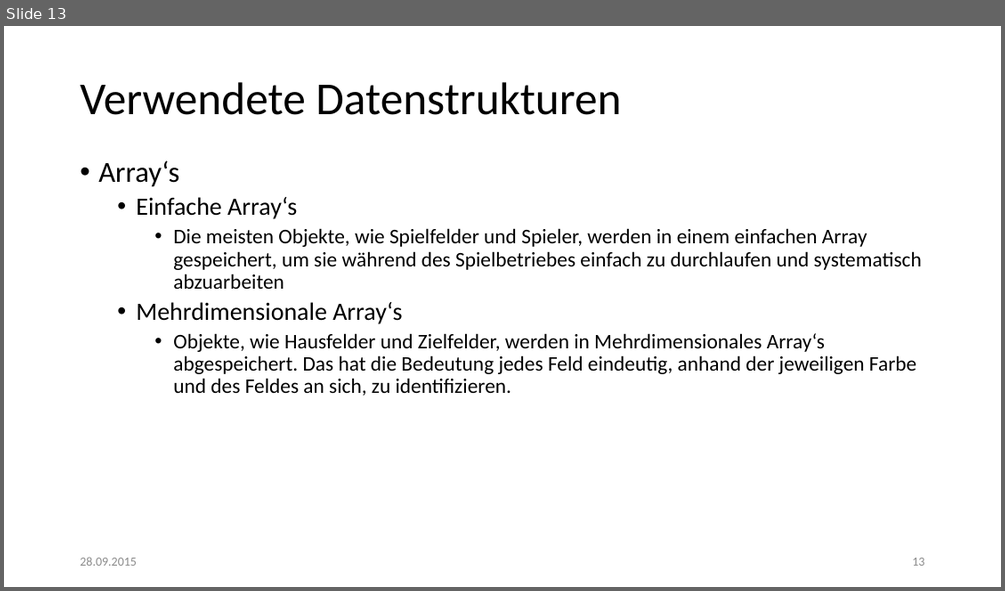
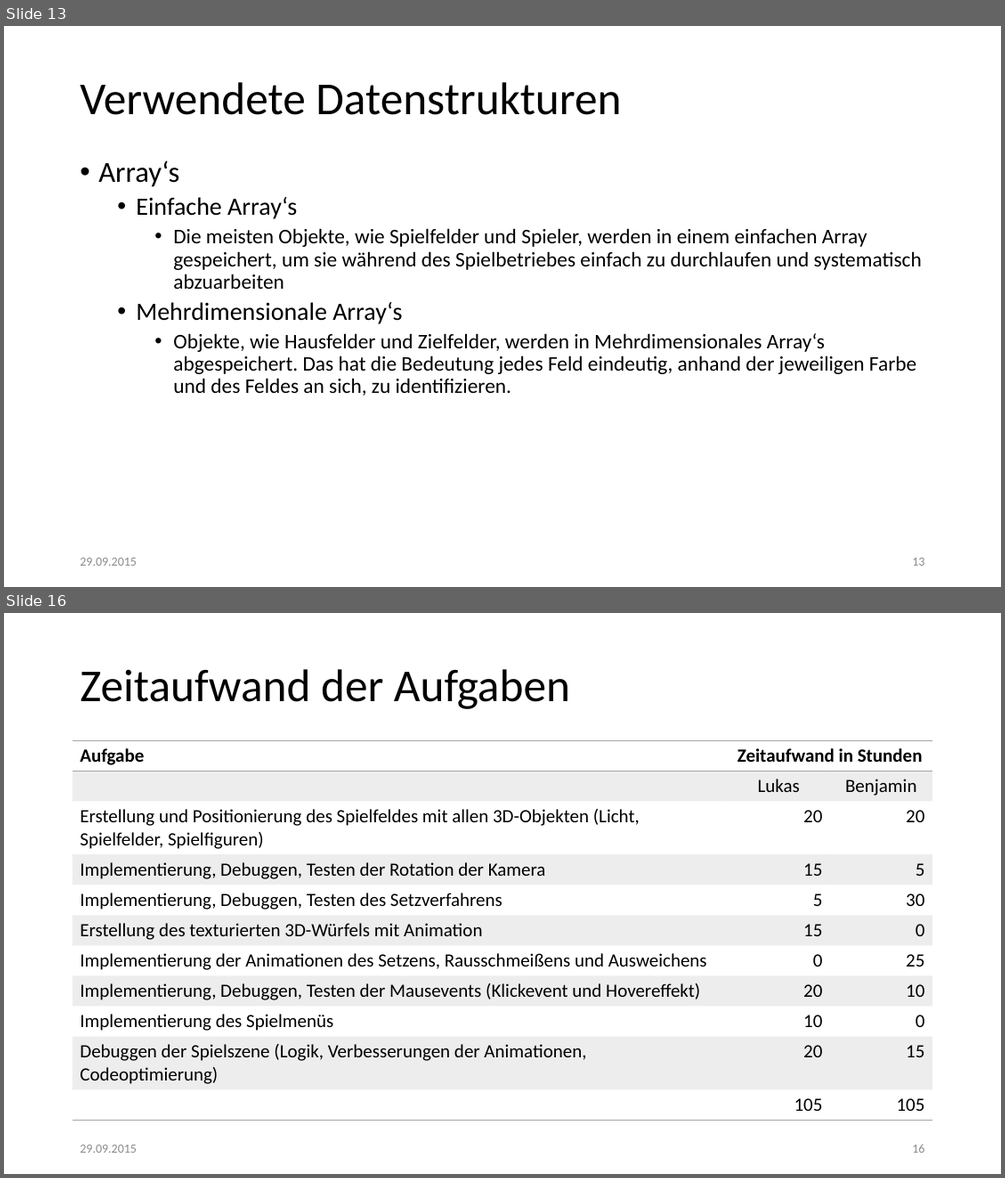
Before and after one commit to lukasleitsch/mensch-aergere-dich-nicht, a slide deck: Finale Präsentation.pptx. Shown one above the other, each under a label of ours: slide 13 before the commit, slides 13 and 16 after it; the slides between them are not shown. The pictures are 1005x591 and 1005x1178 pixels, drawn with LibreOffice and Linux fonts; fonts in the diff are those of the drawing. Boxes give left, top, right and bottom in pixels: in the first picture for what was removed or moved away, otherwise in the second. Text is boxed around its words. In the diff, an @@ line names an element or a change of style, - is before the commit and + after.

```diff
--- a/Finale Präsentation.pptx
+++ b/Finale Präsentation.pptx
@@ slide 16 added at [4,613,1001,1174], background #FFFFFF @@
@@ title added at [80,669,570,709], 44 pt, text #000000 @@
+Zeitaufwand der Aufgaben
@@ table added at [73,741,933,1119], 11 rows, 3 columns @@
+Aufgabe | Zeitaufwand in Stunden | 
+ | Lukas | Benjamin
+Erstellung und Positionierung des Spielfeldes mit allen 3D-Objekten (Licht, Spielfelder, Spielfiguren) | 20 | 20
+Implementierung, Debuggen, Testen der Rotation der Kamera | 15 | 5
+Implementierung, Debuggen, Testen des Setzverfahrens | 5 | 30
+Erstellung des texturierten 3D-Würfels mit Animation | 15 | 0
+Implementierung der Animationen des Setzens, Rausschmeißens und Ausweichens | 0 | 25
+Implementierung, Debuggen, Testen der Mausevents (Klickevent und Hovereffekt) | 20 | 10
+Implementierung des Spielmenüs | 10 | 0
+Debuggen der Spielszene (Logik, Verbesserungen der Animationen, Codeoptimierung) | 20 | 15
+ | 105 | 105
@@ text added at [80,1144,137,1152], 12 pt, text #8C8C8C @@
+29.09.2015
@@ page number added at [912,1144,924,1152], 12 pt, text #8C8C8C @@
+16
@@ slide 13 changed as well @@
@@ text at [80,557,137,565]: text changed @@
-28.09.2015
+29.09.2015
```
Also in this commit, not shown: 12 other slides changed, 9 other slides added.
